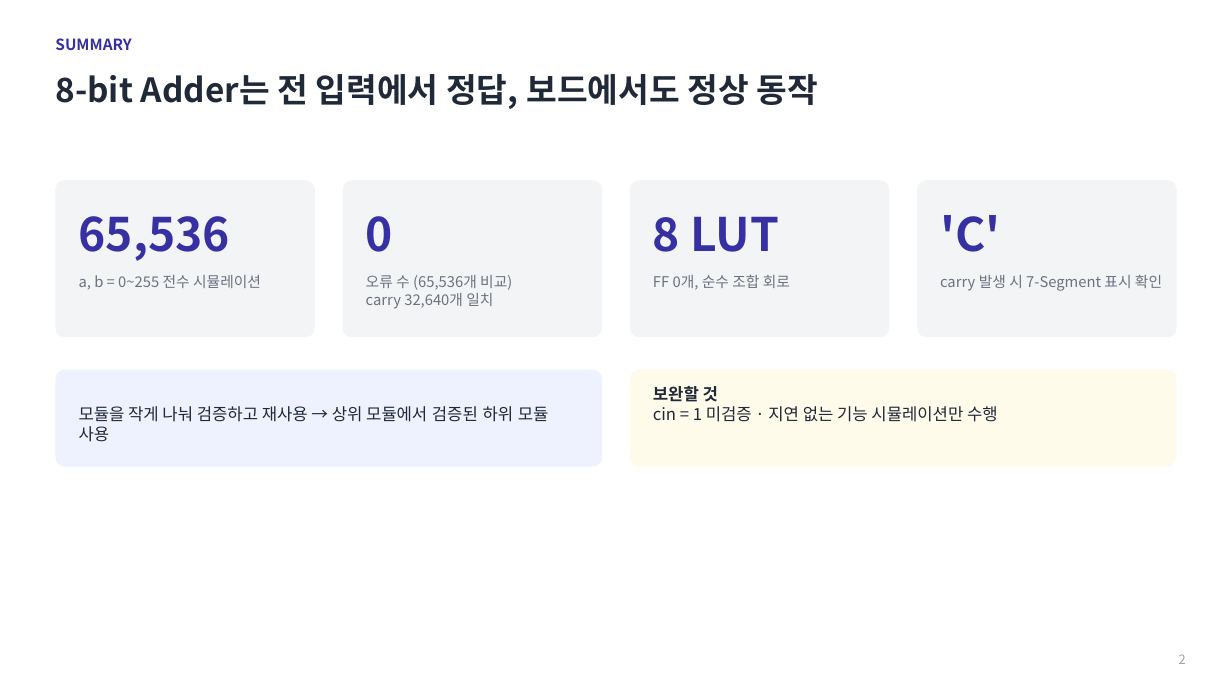
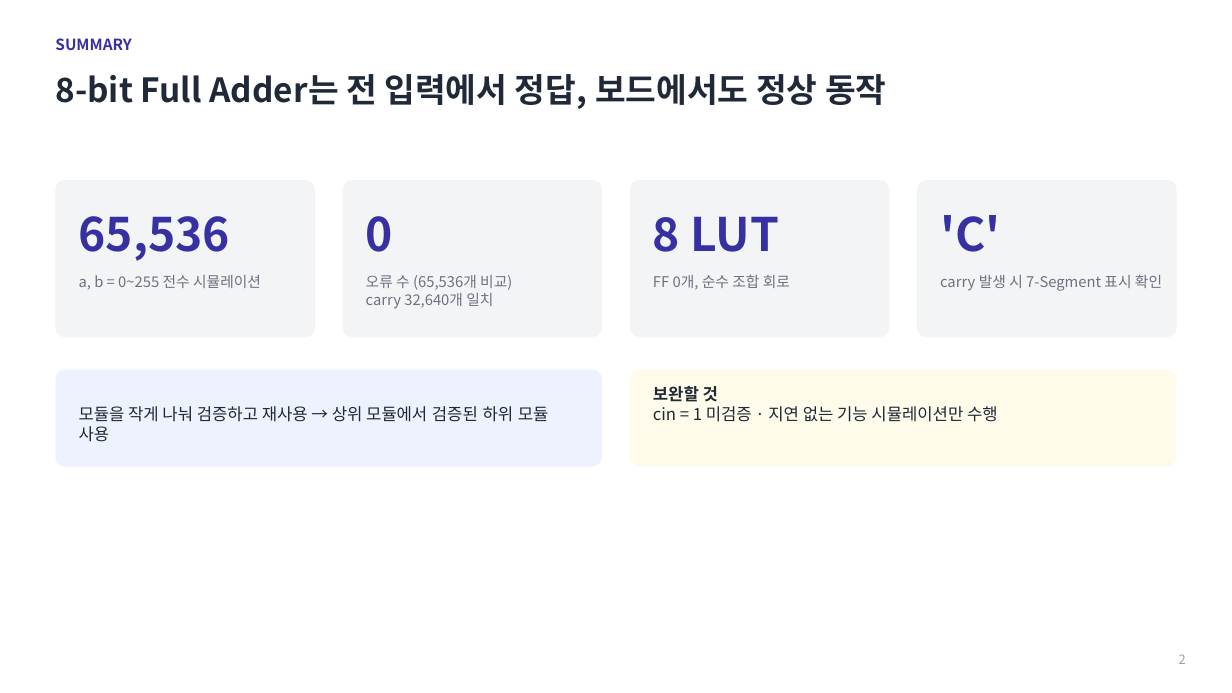
Before and after one commit to kimsacademy1234-max/System_Verilog, a slide deck: slide 2 of report/정안성_HW1_8bit_adder.pptx. Drawn at 1232x693 pixels with LibreOffice and Linux fonts; fonts in the diff are those of the drawing. Boxes give left, top, right and bottom in pixels: in the first picture for what was removed or moved away, otherwise in the second. Text is boxed around its words. In the diff, an @@ line names an element or a change of style, - is before the commit and + after.

```diff
--- a/report/정안성_HW1_8bit_adder.pptx
+++ b/report/정안성_HW1_8bit_adder.pptx
@@ text at (55, 74, 886, 109): text changed @@
-8-bit Adder는 전 입력에서 정답, 보드에서도 정상 동작
+8-bit Full Adder는 전 입력에서 정답, 보드에서도 정상 동작
```
Also in this commit, not shown: 25 other files.
